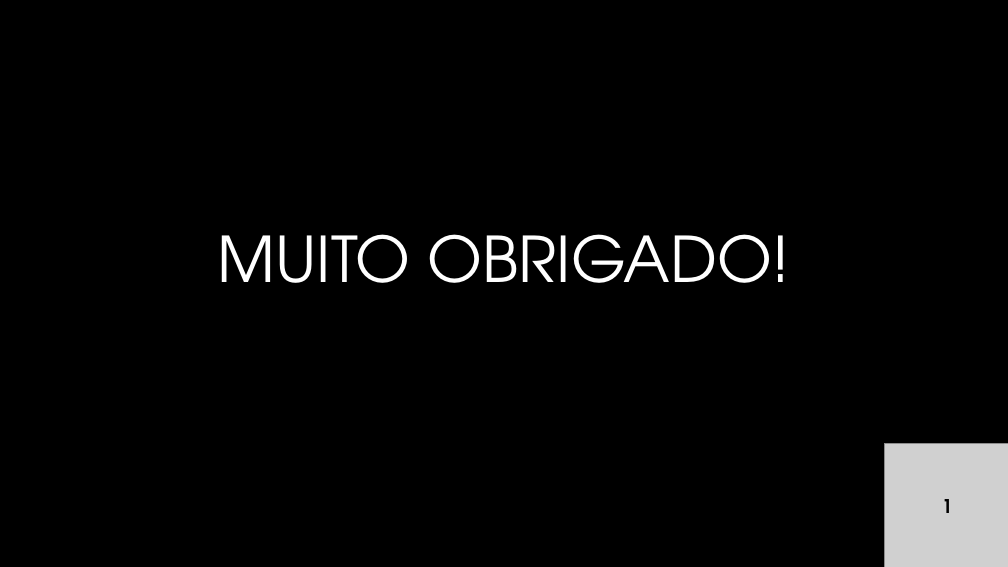
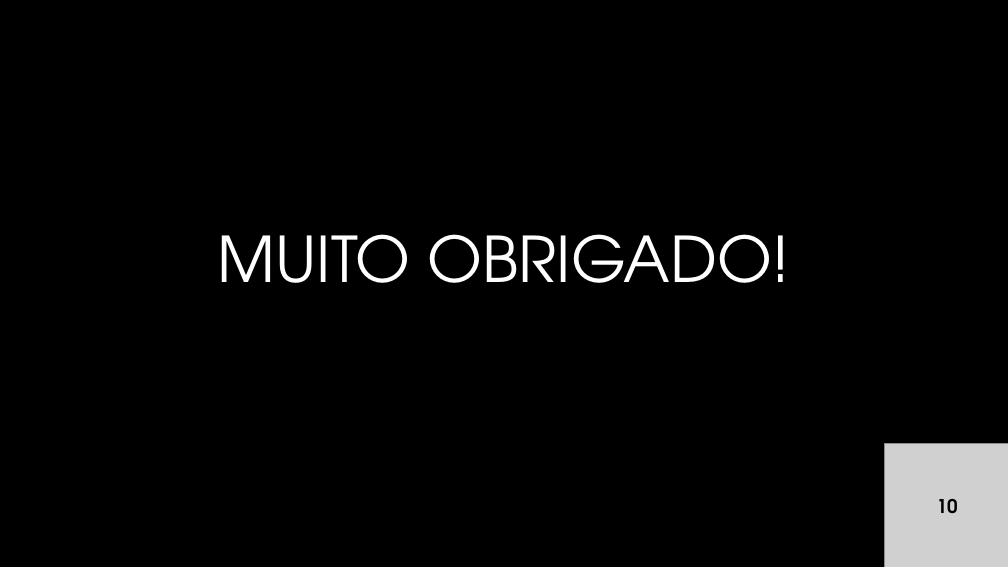
Before and after one commit to rafaelcavalieri/GalleryApp, a slide deck: slide 11 of docs/apresentação tcc.pptx (slide 7 before the commit). Drawn at 1008x567 pixels with LibreOffice and Linux fonts; fonts in the diff are those of the drawing; grey boxes stand for pictures; background and template pictures are left out. Boxes give left, top, right and bottom in pixels: in the first picture for what was removed or moved away, otherwise in the second. Text is boxed around its words. In the diff, an @@ line names an element or a change of style, - is before the commit and + after.

```diff
--- a/docs/apresentação tcc.pptx
+++ b/docs/apresentação tcc.pptx
@@ text at (x1=937, y1=499, x2=958, y2=514): text changed @@
-1
+10
```
Also in this commit, not shown: 2 other slides changed, 5 slides added, 1 slide removed.
